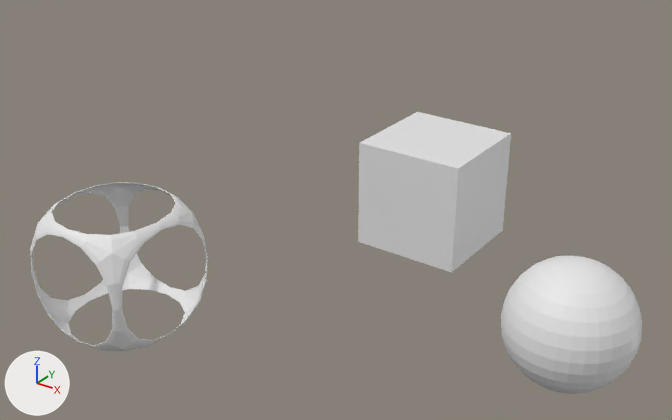
One commit to the Blender file Excercises/Scenes.blend: the scene before it, then after it.
Before and after are seen from a camera (50 mm lens) standing at (8.99, -10.63, 7.43) and looking at (0.9, 0.7, 0.67). Every picture has the same lights, and +X, +Y and +Z are marked at lower left.
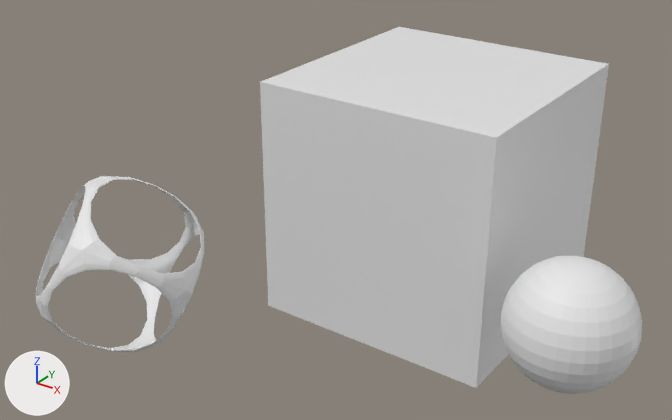
What the commit changed:
Object 'Cube.002' (ob_cube_002) is rescaled from (1.0, 1.0, 1.0) to (2.23, 2.23, 2.23).
Object 'Cube.003' (ob_cube_003) turns from (0, 0, 0) to (-151, -55, 12) degrees about x, y and z.

What differs and where, as boxes [x1, y1, x2, y2] in the pictures (672 x 420 px):
'Cube.002', rescaled (127% wider, 123% taller)
    before: [358, 112, 511, 273]
    after: [260, 27, 609, 388]
'Cube.003', turned
    before: [30, 182, 208, 351]
    after: [36, 176, 204, 352]
